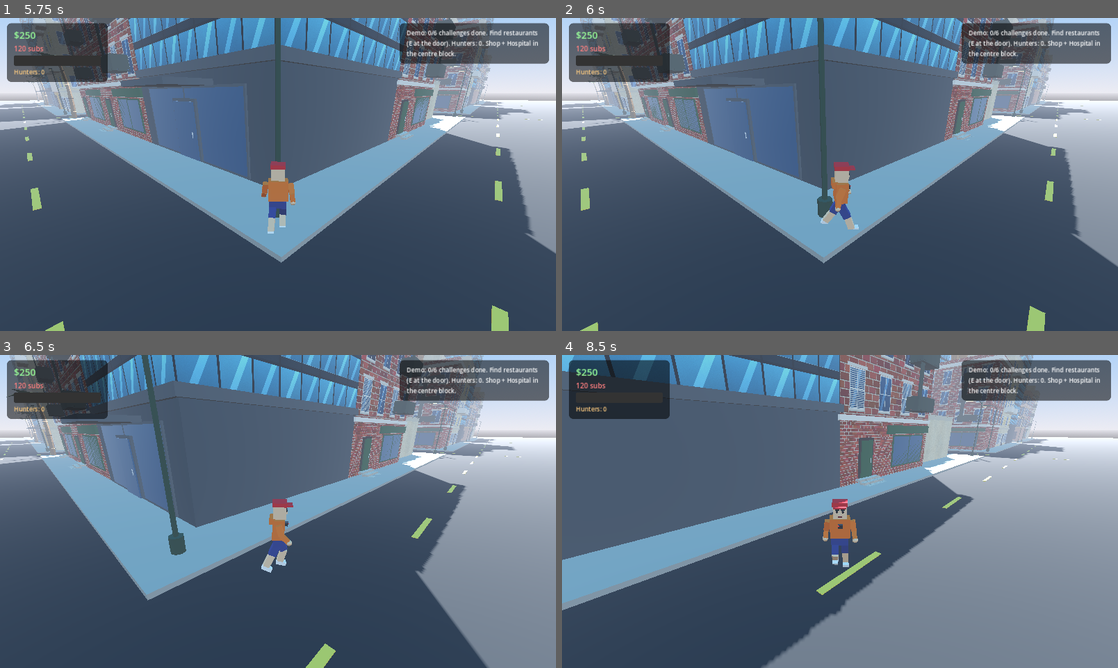
Above: before the commit, frames 1-4 (two rows, left to right).
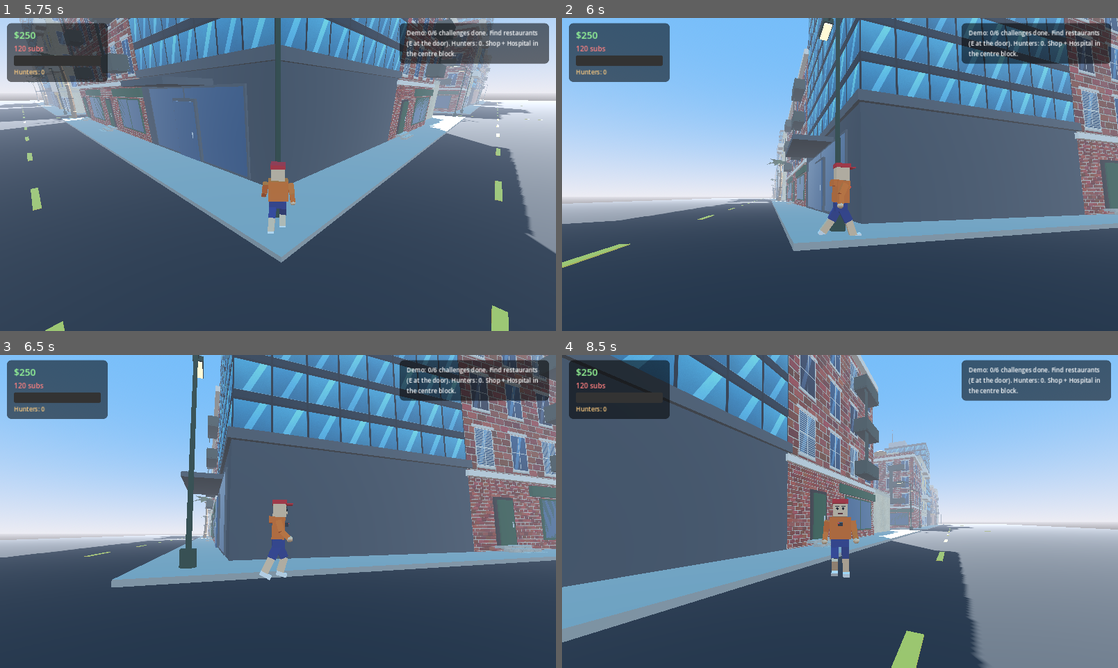
Above: after the commit, the same moments.

Repository: ynassar/broken
Game: Godot game, scene res://src/main.tscn
The game is run twice, just before and just after one commit, with the same random seed, the same clock (stepped at 60 frames per second) and the same inputs.
Inputs (mouse positions are in pixels of both pictures, inside the frame that each line leads up to):
- Up to frame 1 (5.75 s): tap Enter at 0.5 s; move the mouse to (305, 174) at 0.52 s; press the mouse at (305, 174) at 0.53 s; hold W (move_forward) from 0.53 s (still down); move the mouse to (250, 174) at 1.27 s; release the mouse at (250, 174) at 1.28 s; tap 1 (consumable_1) at 1.35 s; click (250, 174) at 1.42 s; move the mouse to (289, 168) at 2.02 s; hold 2 (consumable_2) 2.03-2.78 s; click (289, 168) at 2.17 s; move the mouse to (272, 180) at 2.77 s; tap 3 (consumable_3) at 2.85 s; click (272, 180) at 2.92 s; move the mouse to (316, 177) at 3.52 s; hold E (interact) 3.53-4.28 s; click (316, 177) at 3.67 s; move the mouse to (233, 171) at 4.27 s; tap Shift (sprint) at 4.35 s; click (233, 171) at 4.42 s; move the mouse to (283, 174) at 5.02 s; hold Tab (toggle_mouse) from 5.03 s (still down); click (283, 174) at 5.17 s
- Up to frame 2 (6 s): move the mouse to (756, 96) at 5.77 s; release W (move_forward) at 5.78 s; release Tab (toggle_mouse) at 5.78 s; hold D (move_right) from 5.78 s (still down); click (756, 96) at 5.85 s
- Up to frame 3 (6.5 s): keep holding D (move_right)
- Up to frame 4 (8.5 s): move the mouse to (962, 495) at 6.52 s; release D (move_right) at 6.53 s; hold W (move_forward) 6.53-7.28 s; hold 1 (consumable_1) 6.53-7.28 s; click (962, 495) at 6.67 s; move the mouse to (728, 527) at 7.27 s; hold D (move_right) 7.28-8.03 s; tap 2 (consumable_2) at 7.35 s; click (728, 527) at 7.42 s; move the mouse to (895, 442) at 8.02 s; hold S (move_back) from 8.03 s (still down); hold 3 (consumable_3) from 8.03 s (still down); click (895, 442) at 8.17 s

Frame 1 is identical in both runs. In frame 2, 53% of the frame differs, in the area x 0-100%, y 0-100%; in frame 3, 57%; in frame 4, 56%.

Commit message:
Capture mouse on click (browser pointer-lock rule), lighter web rendering, macOS export preset
Co-Authored-By: Claude Fable 5.1 <noreply@anthropic.com>
Claude-Session: https://claude.ai/code/session_01Gip8tXLGKUBdqfVdc5Q88m

Diff:
--- a/src/eating/eating_minigame.gd
+++ b/src/eating/eating_minigame.gd
@@ -384,7 +384,7 @@
 	light.position = Vector3(0, 2.6, 0.5)
 	light.light_energy = 0.75
 	light.omni_range = 7.0
-	light.shadow_enabled = true
+	light.shadow_enabled = not OS.has_feature("web")
 	add_child(light)
 	var fill := OmniLight3D.new()
 	fill.position = Vector3(-2, 2.0, 2)
--- a/src/main.gd
+++ b/src/main.gd
@@ -85,9 +85,12 @@
 	sun.rotation_degrees = Vector3(-52, 35, 0)
 	sun.light_energy = 1.3
 	sun.light_color = Color(1, 0.96, 0.88)
-	sun.shadow_enabled = true
+	sun.shadow_enabled = not OS.has_feature("web")
 	sun.directional_shadow_max_distance = 120
 	add_child(sun)
+	if OS.has_feature("web"):
+		get_viewport().msaa_3d = Viewport.MSAA_DISABLED
+		e.fog_enabled = false
 
 # ---------------------------------------------------------------- interactions
 
--- a/src/player/player.gd
+++ b/src/player/player.gd
@@ -72,6 +72,11 @@
 
 func _unhandled_input(event: InputEvent) -> void:
 	if not control_enabled or dead:
+		return
+	# Browsers only grant pointer lock from a user gesture, so (re)capture on click.
+	if event is InputEventMouseButton and event.pressed and Input.mouse_mode != Input.MOUSE_MODE_CAPTURED:
+		Input.mouse_mode = Input.MOUSE_MODE_CAPTURED
+		get_viewport().set_input_as_handled()
 		return
 	if event is InputEventMouseMotion and Input.mouse_mode == Input.MOUSE_MODE_CAPTURED:
 		yaw -= event.relative.x * MOUSE_SENS
Not shown, added: docs/demo/01_start.png.import
Not shown, added: docs/demo/02_walking.png.import
Not shown, added: docs/demo/03_challenge_dialog.png.import
Not shown, added: docs/demo/04_eating_start.png.import
Not shown, added: docs/demo/05_eating_mid.png.import
Not shown, added: docs/demo/06_eating_result.png.import
Not shown, added: docs/demo/07_video_result.png.import
Not shown, added: docs/demo/08_owner_hostile.png.import
Not shown, added: docs/demo/09_combat.png.import
Not shown, added: docs/demo/10_owner_ko.png.import
Not shown, added: docs/demo/11_shop.png.import
Not shown, added: docs/demo/12_death.png.import
(and 9 more such lines)
